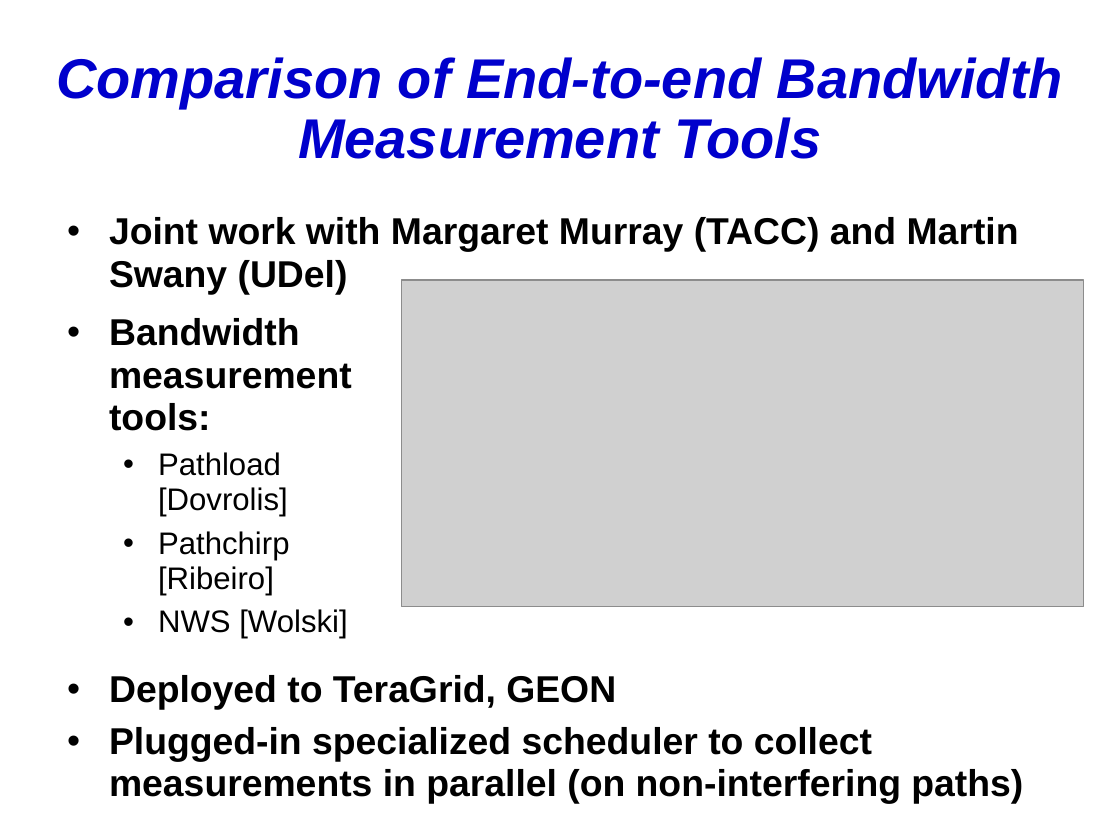
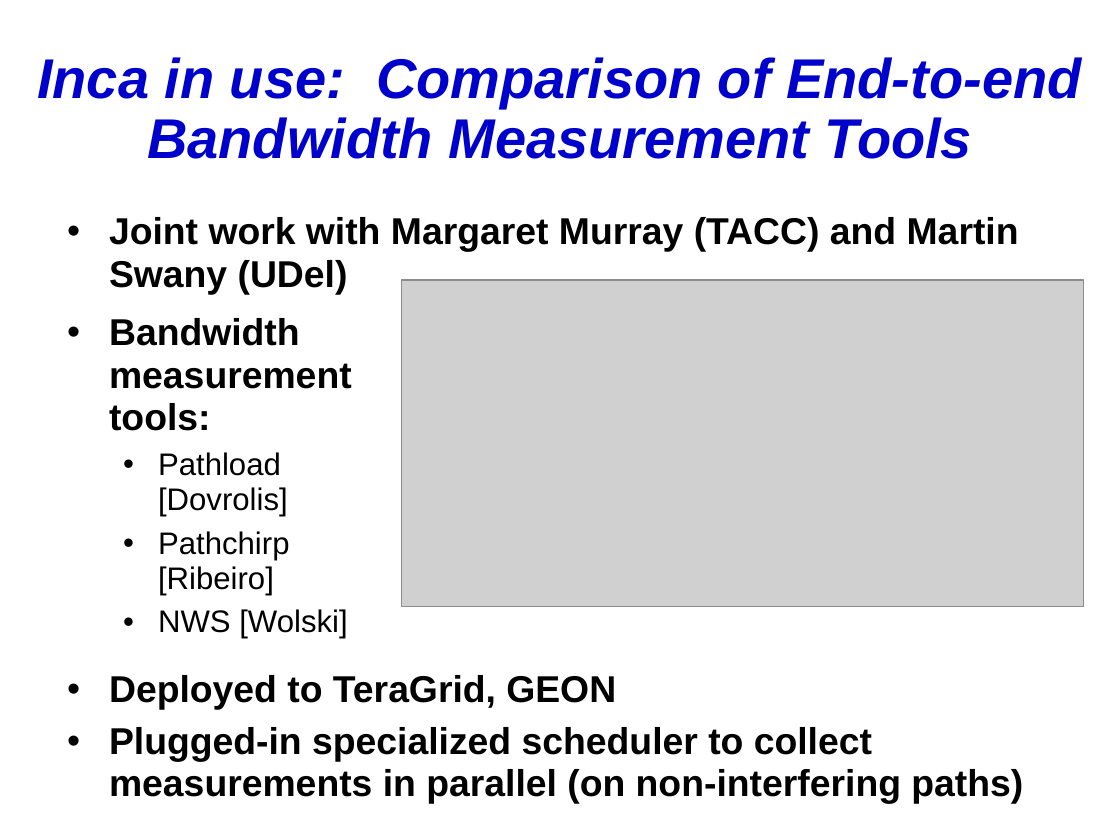
Before and after one commit to IncaProject/inca-xsede, a slide deck: slide 21 of talks/inca_sc05.ppt. Drawn at 1120x840 pixels with LibreOffice and Linux fonts; fonts in the diff are those of the drawing; grey boxes stand for pictures. Boxes give left, top, right and bottom in pixels: in the first picture for what was removed or moved away, otherwise in the second. Text is boxed around its words. In the diff, an @@ line names an element or a change of style, - is before the commit and + after.

```diff
--- a/talks/inca_sc05.ppt
+++ b/talks/inca_sc05.ppt
@@ title at [37,57,1081,159]: text changed @@
-Comparison of End-to-end Bandwidth Measurement Tools
+Inca in use: Comparison of End-to-end Bandwidth Measurement Tools
```
Also in this commit, not shown: 17 other slides changed, 1 slide added, 1 slide removed.
